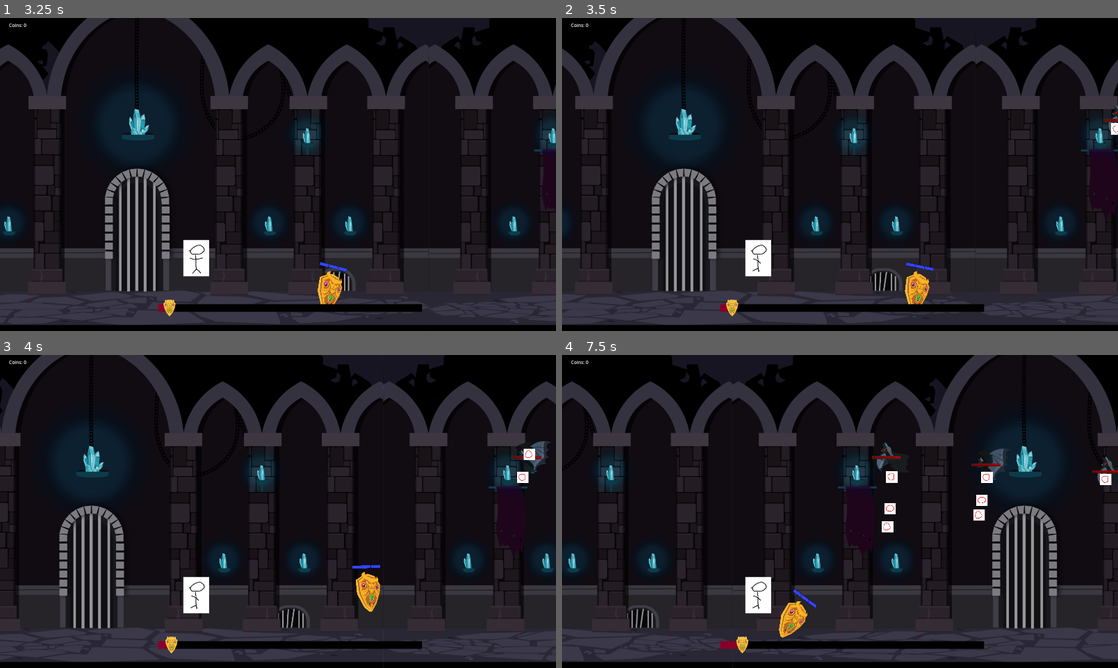
Above: before the commit, frames 1-4 (two rows, left to right).
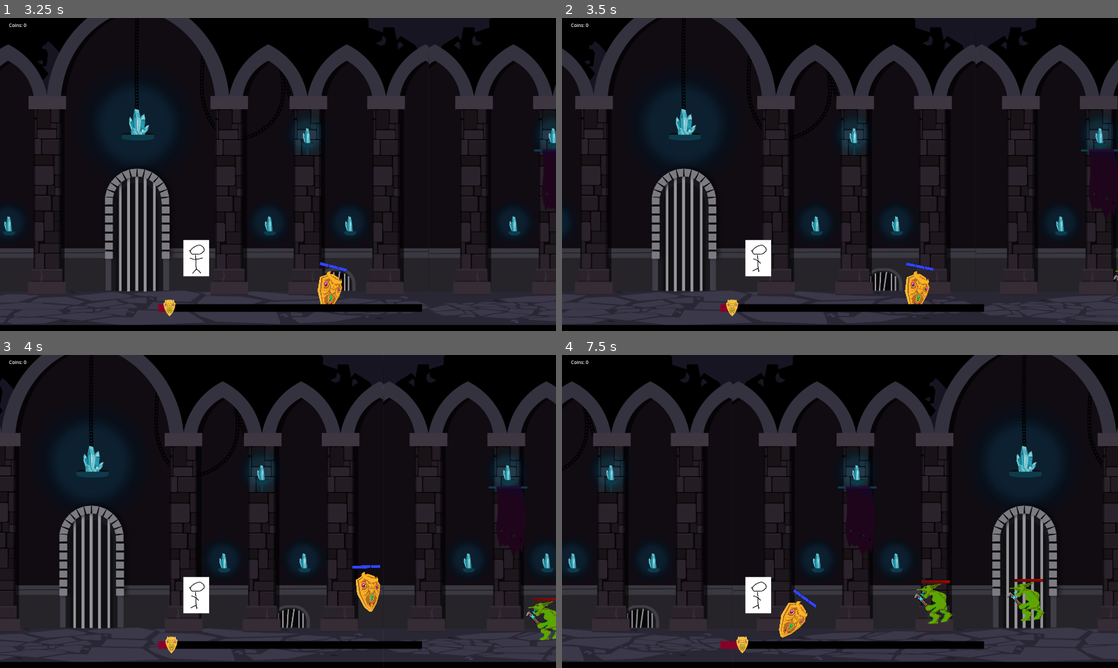
Above: after the commit, the same moments.

Repository: Cookie-Tin-Studios/Heroes-Shield
Game: Godot game, scene res://scenes/menu/main_menu.tscn
The game is run twice, just before and just after one commit, with the same random seed, the same clock (stepped at 60 frames per second) and the same inputs.
Inputs (mouse positions are in pixels of both pictures, inside the frame that each line leads up to):
- Up to frame 1 (3.25 s): click "New Game" at 0.5 s; move the mouse to (400, 158) at 1.27 s; hold Right (ui_right) 1.28-2.03 s; click (400, 158) at 1.35 s; move the mouse to (166, 190) at 2.02 s; hold Down (ui_down) 2.03-2.78 s; click (166, 190) at 2.1 s; move the mouse to (333, 105) at 2.77 s; hold Right (ui_right) from 2.78 s (still down); click (333, 105) at 2.85 s
- Up to frame 2 (3.5 s): keep holding Right (ui_right)
- Up to frame 3 (4 s): move the mouse to (250, 574) at 3.52 s; release Right (ui_right) at 3.53 s; hold Up (ui_up) from 3.53 s (still down); click (250, 574) at 3.6 s
- Up to frame 4 (7.5 s): move the mouse to (1006, 558) at 4.27 s; release Up (ui_up) at 4.28 s; hold Left (ui_left) 4.28-5.78 s; click (1006, 558) at 4.35 s; move the mouse to (673, 464) at 5.02 s; click (673, 464) at 5.1 s; move the mouse to (867, 511) at 5.77 s; hold Down (ui_down) 5.78-6.53 s; click (867, 511) at 5.85 s; move the mouse to (756, 433) at 6.52 s; hold Right (ui_right) 6.53-7.28 s; click (756, 433) at 6.6 s; move the mouse to (962, 495) at 7.27 s; hold Up (ui_up) from 7.28 s (still down); click (962, 495) at 7.35 s

Frame 1 is identical in both runs. In frame 2, 0.1% of the frame differs, in the area x 97-100%, y 28-84%; in frame 3, 0.8%; in frame 4, 1.8%, in the area x 55-100%, y 28-86%.

Commit message:
check point

Diff:
--- a/scenes/main.tscn
+++ b/scenes/main.tscn
@@ -1,10 +1,12 @@
-[gd_scene load_steps=9 format=3 uid="uid://i70ovs7ns5pg"]
+[gd_scene load_steps=10 format=3 uid="uid://i70ovs7ns5pg"]
 
 [ext_resource type="PackedScene" uid="uid://dk41cisdtdonq" path="res://scenes/idiot_hero.tscn" id="2_jn0l8"]
 [ext_resource type="PackedScene" uid="uid://bumwv0mx5w6aq" path="res://scenes/shield.tscn" id="2_w3671"]
 [ext_resource type="PackedScene" uid="uid://cn3lii7exa78k" path="res://scenes/background.tscn" id="3_3s816"]
-[ext_resource type="PackedScene" uid="uid://dtj2jcj8eeq22" path="res://scenes/HUD.tscn" id="5_scp5s"]
+[ext_resource type="Script" path="res://scripts/spawners/melee_spawner.gd" id="5_attrf"]
+[ext_resource type="PackedScene" path="res://scenes/HUD.tscn" id="5_scp5s"]
 [ext_resource type="PackedScene" uid="uid://ei3etn0w5se4" path="res://scenes/menu/pause_menu.tscn" id="5_yooe3"]
+[ext_resource type="PackedScene" uid="uid://dtcvtr24mkkft" path="res://scenes/mob_melee.tscn" id="6_v37hx"]
 [ext_resource type="PackedScene" uid="uid://xsfmwuuxbm3h" path="res://scenes/spawners/bat_spawner.tscn" id="6_xgrp2"]
 [ext_resource type="PackedScene" path="res://scenes/spawners/powerup_spawner.tscn" id="8_jw5bn"]
 
@@ -39,8 +41,17 @@
 position = Vector2(1878.57, -650)
 scale = Vector2(0.714286, 1.42857)
 
-[node name="SpawningZone" parent="Idiot_hero" instance=ExtResource("6_xgrp2")]
-position = Vector2(2007.14, -610.714)
+[node name="MeleeSpawningZone" parent="Idiot_hero" instance=ExtResource("6_xgrp2")]
+position = Vector2(2077.86, 137.143)
+scale = Vector2(0.510205, 0.510205)
+script = ExtResource("5_attrf")
+mob_scene = ExtResource("6_v37hx")
+
+[node name="BatSpawningZone" parent="Idiot_hero" instance=ExtResource("6_xgrp2")]
+position = Vector2(2208.57, -680)
+scale = Vector2(0.714286, 0.714286)
+spawn_interval = 2000.0
+max_mobs = 1
 
 [node name="Camera2D" type="Camera2D" parent="Idiot_hero"]
 position = Vector2(404.285, -412.143)
--- a/scenes/mob_melee.tscn
+++ b/scenes/mob_melee.tscn
@@ -85,12 +85,9 @@
 [node name="Mob_base" groups=["mobs"] instance=ExtResource("1_0eyf7")]
 script = ExtResource("2_lds8s")
 chase_speed = 250.0
-shield_range = 500.0
-melee_range = 100.0
 attack_damage = 1
 attack_cooldown = 1.0
-parry_window_duration = 1.0
-attack_animation_delay = 0.5
+parry_window_duration = 0.5
 
 [node name="AnimatedSprite2D" type="AnimatedSprite2D" parent="." index="0"]
 position = Vector2(0.99968, 5.00031)
--- /dev/null
+++ b/scenes/spawners/melee_spawner.tscn
@@ -0,0 +1,13 @@
+[gd_scene load_steps=3 format=3 uid="uid://brskepo0i3fri"]
+
+[ext_resource type="Script" path="res://scripts/spawners/melee_spawner.gd" id="1_i6fhw"]
+
+[sub_resource type="RectangleShape2D" id="RectangleShape2D_bapfj"]
+size = Vector2(385.5, 230)
+
+[node name="SpawningZone" type="Area2D"]
+script = ExtResource("1_i6fhw")
+
+[node name="CollisionShape2D" type="CollisionShape2D" parent="."]
+scale = Vector2(3, 3)
+shape = SubResource("RectangleShape2D_bapfj")
--- a/scripts/mobs/mob_melee.gd
+++ b/scripts/mobs/mob_melee.gd
@@ -1,133 +1,98 @@
 extends "res://scripts/mobs/mob_base.gd"
 
-@onready var global_tick = get_node("/root/Tick")  # For attack cooldowns
-@onready var attackbox = $mob_attackbox  # Area2D for detecting attack range
+@onready var attackbox = $CollisionShape2D2 # Area2D for detecting attack range
 @onready var animated_sprite = $AnimatedSprite2D  # Reference to the AnimatedSprite2D node
 
 @export var chase_speed: float = 250.0
-@export var shield_range: float = 500.0  # Distance to prioritize the shield
-@export var melee_range: float = 1.0  # Attack range (update if needed)
 @export var attack_damage: int = 1  # Damage dealt per attack
 @export var attack_cooldown: float = 1.0  # Time between attacks
+@export var parry_window_duration: float = 0.5  # Time window for parry
 
-var current_state: String = "CHASE"
-var target: Node2D = null  # The current target (hero or shield)
-var shield: Node2D = null  # The shield node
+var target: Node2D = null  # The current target
 var last_attack_time: float = 0.0  # Tracks time of the last attack
 var is_attacking: bool = false  # Prevents overlapping attacks
+var is_in_parry_window: bool = false  # Tracks if the mob is vulnerable to parry
 
 func _ready() -> void:
-	super._ready()
-	_update_target_priority()
-
-	# Connect signals
+	# Connect signals for attackbox
 	if attackbox:
 		attackbox.connect("body_entered", Callable(self, "_on_attackbox_body_entered"))
 	else:
-		print("Warning: mob_attackbox not found!")
+		print("Warning: attackbox not found!")
 
 func _physics_process(delta: float) -> void:
-	super._physics_process(delta)
-
-	if not is_instance_valid(target):
-		_update_target_priority()
-		return
-
-	# Calculate distances to target and shield
-	var distance_to_target = global_position.distance_to(target.global_position) if is_instance_valid(target) else INF
-	var distance_to_shield = global_position.distance_to(shield.global_position) if is_instance_valid(shield) else INF
-
-	# Determine if the shield is between the mob and the hero
-	var shield_in_path = is_shield_in_path()
-
-	# State transitions
-	if is_instance_valid(shield) and shield_in_path and distance_to_shield <= shield_range:
-		current_state = "ENGAGE_SHIELD"
-	elif distance_to_target <= melee_range:
-		current_state = "ENGAGE_TARGET"
-	else:
-		current_state = "CHASE"
-
-	# Handle states
-	match current_state:
-		"CHASE":
-			if is_instance_valid(target):
-				_move_toward(target.global_position, delta)
-
-		"ENGAGE_TARGET":
-			if is_instance_valid(target):
-				perform_attack(target)
-
-		"ENGAGE_SHIELD":
-			if is_instance_valid(shield):
-				perform_attack(shield)
-
-func _move_toward(point: Vector2, delta: float) -> void:
 	if is_attacking:
 		return  # Don't move while attacking
 
-	var direction = (point - global_position).normalized()
+	if is_instance_valid(target):
+		_move_toward_target(delta)
+	else:
+		_update_target()
+
+# Move toward the target
+func _move_toward_target(delta: float) -> void:
+	var direction = (target.global_position - global_position).normalized()
 	position += direction * chase_speed * delta
 
-	# Play the walking animation
+	# Play walking animation
 	if animated_sprite and not is_attacking:
-		animated_sprite.play("walk")  # Ensure "walk" is the walking animation's name
+		animated_sprite.play("walk")
 
+# Perform an attack
 func perform_attack(victim: Node) -> void:
 	if is_attacking or Time.get_ticks_msec() - last_attack_time < attack_cooldown * 1000:
-		return  # Prevent multiple attacks at once or if cooldown is active
+		return  # Prevent multiple attacks during cooldown
 
 	is_attacking = true
 	last_attack_time = Time.get_ticks_msec()
 
-	# Play the attack animation
+	# Step 1: Play attack animation
 	if animated_sprite:
-		animated_sprite.play("attack")  # Ensure "attack" is the attack animation's name
+		animated_sprite.play("attack")
+	print("Attacking ", victim.name)
 
-	# Schedule the damage application at the end of the animation
-	await attack_animation_delay()  # Wait for the animation to finish
+	# Step 2: Start the parry window
+	is_in_parry_window = true
+	print("Parry window started.")
+	await get_tree().create_timer(parry_window_duration).timeout
+	print("Parry window ended.")
+	is_in_parry_window = false
+
+	# Step 3: Deal damage if not parried
 	_deal_damage(victim)
 
-	# Reset state after attack
+	# Step 4: Reset state after attack
 	is_attacking = false
 	if animated_sprite:
-		animated_sprite.play("walk")  # Return to walking animation
+		animated_sprite.play("walk")
 
-func attack_animation_delay() -> void:
-	# Simulate the attack animation duration; adjust as needed
-	await get_tree().create_timer(0.5).timeout  # Replace 0.5 with your actual animation duration
+# Handle parry logic when shield calls `attempt_melee_parry`
+func parry(damage: float) -> void:
+	print("Mob parried! Taking ", damage, " damage.")
+	if has_method("take_damage"):
+		take_damage(damage)  # Apply damage to the mob
+	is_attacking = false
+	is_in_parry_window = false
 
+# Deal damage to the victim
 func _deal_damage(victim: Node) -> void:
-	if victim and victim.has_method("take_damage"):
+	if victim.has_method("take_damage"):
 		victim.take_damage(attack_damage)
-		print("Attacked ", victim.name, " for ", attack_damage, " damage!")
+		print("Dealt ", attack_damage, " damage to ", victim.name)
 	else:
-		print("No 'take_damage()' method found on: ", victim)
+		print("No 'take_damage' method on: ", victim)
 
+# Handle attackbox collision detection
 func _on_attackbox_body_entered(body: Node) -> void:
-	if body == target or body == shield:
+	if body.is_in_group("dmg"):  # Ensure the body is in the "dmg" group
+		print("Attackbox collided with: ", body.name)
 		perform_attack(body)
 
-func _update_target_priority() -> void:
-	# Try to set the shield as the first priority
-	shield = get_tree().get_current_scene().get_node_or_null("Shield")
-	if is_instance_valid(shield):
-		print("Shield detected!")
-
-	# Default to the hero (Idiot) if no shield is valid
-	target = get_tree().get_current_scene().get_node_or_null("Idiot_hero")
-	if is_instance_valid(target):
-		print("Targeting Idiot_hero!")
+# Update the target to the shield or its damage zone
+func _update_target() -> void:
+	var shield_node = get_tree().get_current_scene().get_node_or_null("Shield")
+	if is_instance_valid(shield_node):
+		target = shield_node
+		print("Targeting Shield!")
 	else:
-		print("No valid target found!")
-
-func is_shield_in_path() -> bool:
-	# Check if the shield is between the mob and the hero
-	if not is_instance_valid(shield) or not is_instance_valid(target):
-		return false
-
-	var mob_to_target = target.global_position - global_position
-	var mob_to_shield = shield.global_position - global_position
-
-	# Check if the shield is closer than the target and along the same path
-	return mob_to_shield.length() < mob_to_target.length() and mob_to_shield.normalized().dot(mob_to_target.normalized()) > 0.9
+		print("Shield not detected.")
--- a/scripts/shield/shield.gd
+++ b/scripts/shield/shield.gd
@@ -22,7 +22,12 @@
 
 # parry variables
 var projectiles_in_range: Array[RigidBody2D] = []
+var mobs_in_range: Array[RigidBody2D] = []
+# parry sounds
 @onready var parry_sound_player = $ParrySoundPlayer
+
+# Damage given to Mobs
+@export var attack_damage: float = 1.0
 
 func _ready() -> void:
 	# Initialize health
@@ -77,6 +82,7 @@
 	# Attempt parry if parry input is just pressed
 	if Input.is_action_just_pressed("parry"):
 		attempt_parry()
+		attempt_melee_parry()
 
 	# Optional: Flip the shield based on relative position to the hero
 	if global_position.x > idiot_hero.global_position.x:
@@ -188,14 +194,17 @@
 	if body.is_in_group("projectiles") and body is RigidBody2D:
 		projectiles_in_range.append(body)
 
+	if body.is_in_group("mobs") and body is RigidBody2D:
+		mobs_in_range.append(body)
+		print("Mob in parry range, Mob Name:", body)
+
 func _on_parry_area_body_exited(body: Node2D) -> void:
 	if body in projectiles_in_range:
 		projectiles_in_range.erase(body)
 
-	if body.is_in_group("mobs"):  # e.g. if you also want parry to affect mobs
-		if body.has_method("take_damage"):
-			body.take_damage(1)
-			print("Parried! Dealt 1 damage to ", body.name)
+	if body in mobs_in_range:
+		mobs_in_range.erase(body)
+		print("Mob leaving parry range, Mob Name:", body)
 
 func attempt_parry() -> void:
 	if projectiles_in_range.size() == 0:
@@ -203,6 +212,18 @@
 
 	for projectile in projectiles_in_range:
 		deflect_projectile(projectile)
+
+# --- Melee Parry Logic ---
+func attempt_melee_parry() -> void:
+	if mobs_in_range.size() == 0:
+		return
+
+	for mob in mobs_in_range:
+		if mob and mob.has_method("parry"):
+			mob.parry(attack_damage)
+			print("Parry ", mob.name, " for ", attack_damage, " damage!")
+		else:
+			print("No 'parry()' method found on: ", mob)
 
 func deflect_projectile(projectile: RigidBody2D) -> void:
 	projectile.parried = true
--- /dev/null
+++ b/scripts/spawners/melee_spawner.gd
@@ -0,0 +1,50 @@
+extends Area2D
+
+@export var mob_scene: PackedScene = preload("res://scenes/mob_melee.tscn")
+@export var spawn_interval: float = 2.0
+@export var max_mobs: int = 10
+
+var spawned_mobs: Array = []
+
+func _ready() -> void:
+	spawn_mob_timer()
+
+func spawn_mob_timer() -> void:
+	while true:
+		await get_tree().create_timer(spawn_interval).timeout
+		spawn_mob()
+
+func spawn_mob() -> void:
+	if not mob_scene:
+		push_warning("No mob_scene assigned in spawner.")
+		return
+	if spawned_mobs.size() >= max_mobs:
+		return
+
+	var mob_instance = mob_scene.instantiate()
+
+	# Instead of 'add_child', add to the main scene:
+	var main_scene = get_tree().get_current_scene()
+	main_scene.add_child(mob_instance)
+
+	# Randomize spawn position within the spawner’s CollisionShape2D (if present)
+	if $CollisionShape2D and $CollisionShape2D.shape:
+		var shape_extents = $CollisionShape2D.shape.extents
+		var random_offset = Vector2(
+			randf_range(-shape_extents.x, shape_extents.x),
+			randf_range(-shape_extents.y, shape_extents.y)
+		)
+		# Use the spawner’s global position plus the random offset
+		mob_instance.global_position = global_position + random_offset
+	else:
+		# Fallback if no shape:
+		mob_instance.global_position = global_position
+
+	spawned_mobs.append(mob_instance)
+
+	# Bind the mob_instance reference so we know which one exited
+	mob_instance.connect("tree_exited", Callable(self, "_on_mob_removed").bind(mob_instance))
+
+func _on_mob_removed(mob_instance: Node) -> void:
+	if mob_instance in spawned_mobs:
+		spawned_mobs.erase(mob_instance)
